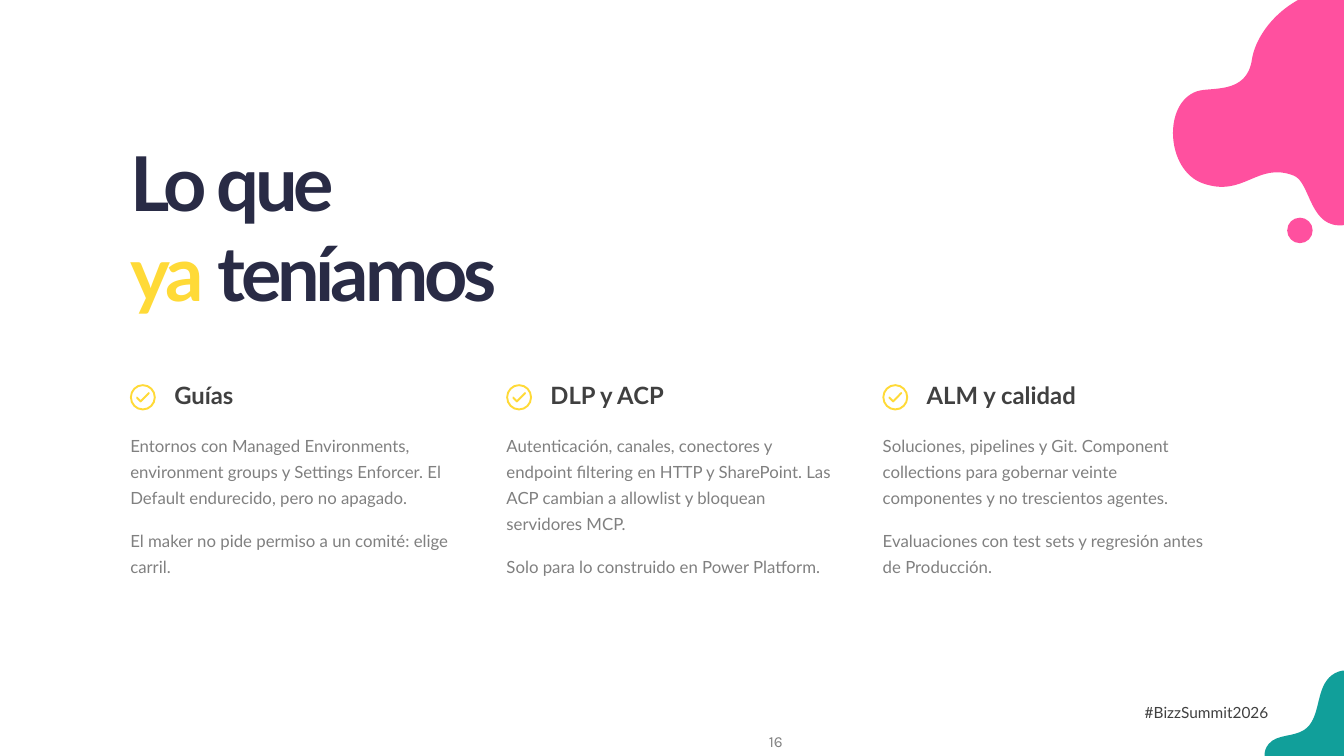
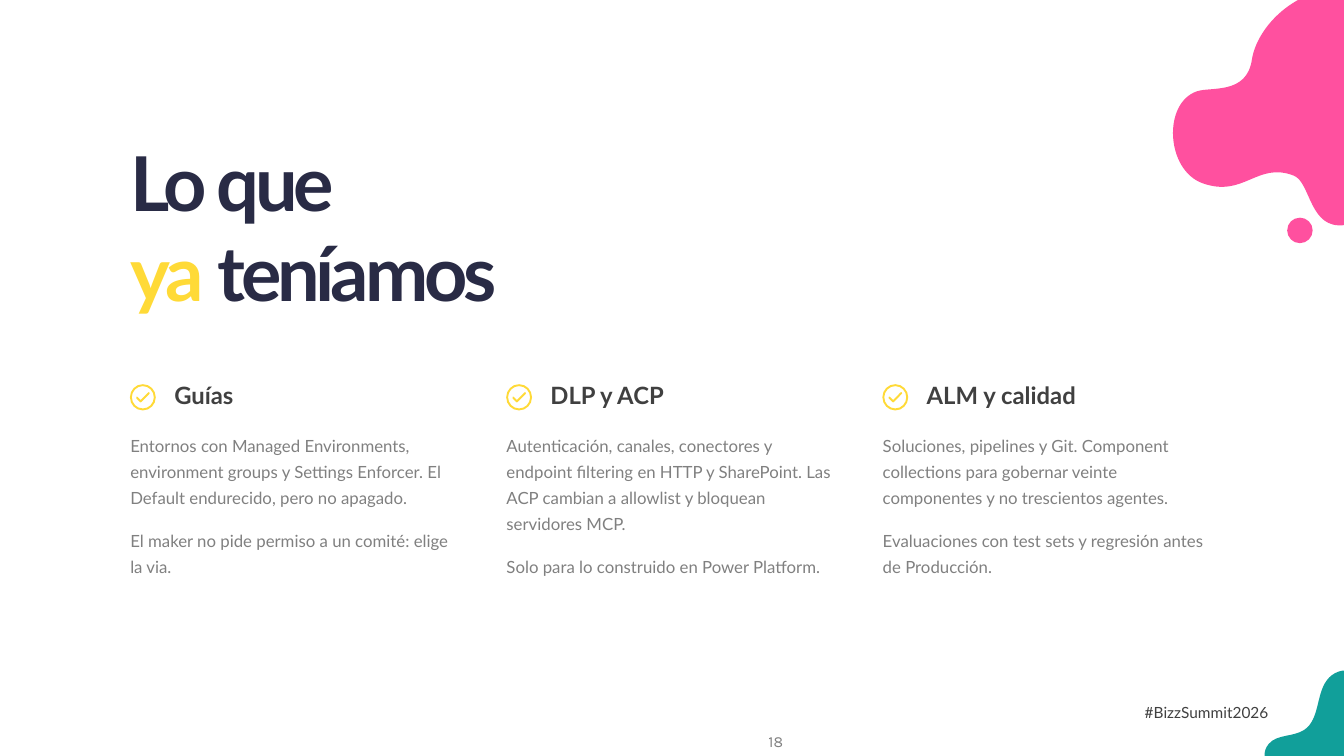
Before and after one commit to antoniosql/materiales-sesiones, a slide deck: slide 18 of BizzSummit/2026/01_trabajo/BizzSummit2026_De_la_jungla_al_control_plane.pptx (slide 16 before the commit). Drawn at 1344x756 pixels with LibreOffice and Linux fonts; fonts in the diff are those of the drawing; background and template pictures are left out. Boxes give left, top, right and bottom in pixels: in the first picture for what was removed or moved away, otherwise in the second. Text is boxed around its words. In the diff, an @@ line names an element or a change of style, - is before the commit and + after.

```diff
--- a/BizzSummit/2026/01_trabajo/BizzSummit2026_De_la_jungla_al_control_plane.pptx
+++ b/BizzSummit/2026/01_trabajo/BizzSummit2026_De_la_jungla_al_control_plane.pptx
@@ text at (x1=130, y1=534, x2=448, y2=573): text changed @@
-El maker no pide permiso a un comité: elige carril.
+El maker no pide permiso a un comité: elige la via.
@@ page number at (x1=768, y1=737, x2=783, y2=747): text changed @@
-16
+18
```
Also in this commit, not shown: 7 other slides changed, 10 slides added.
